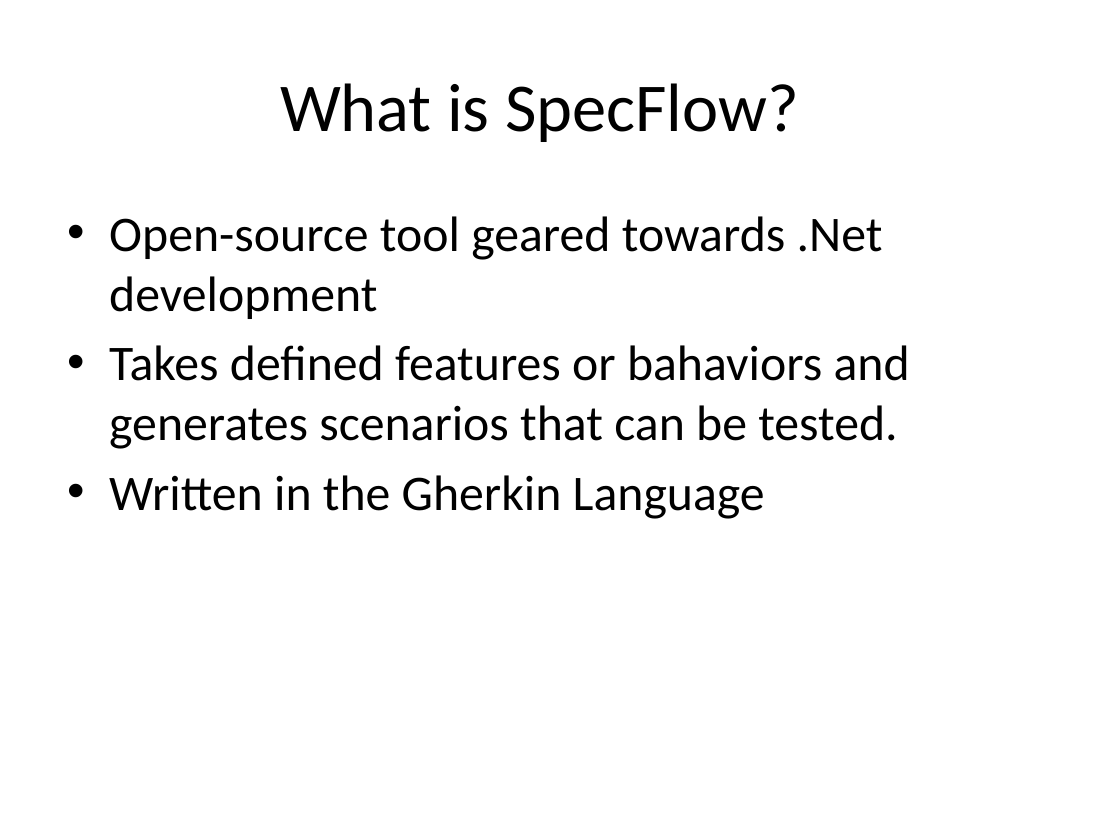
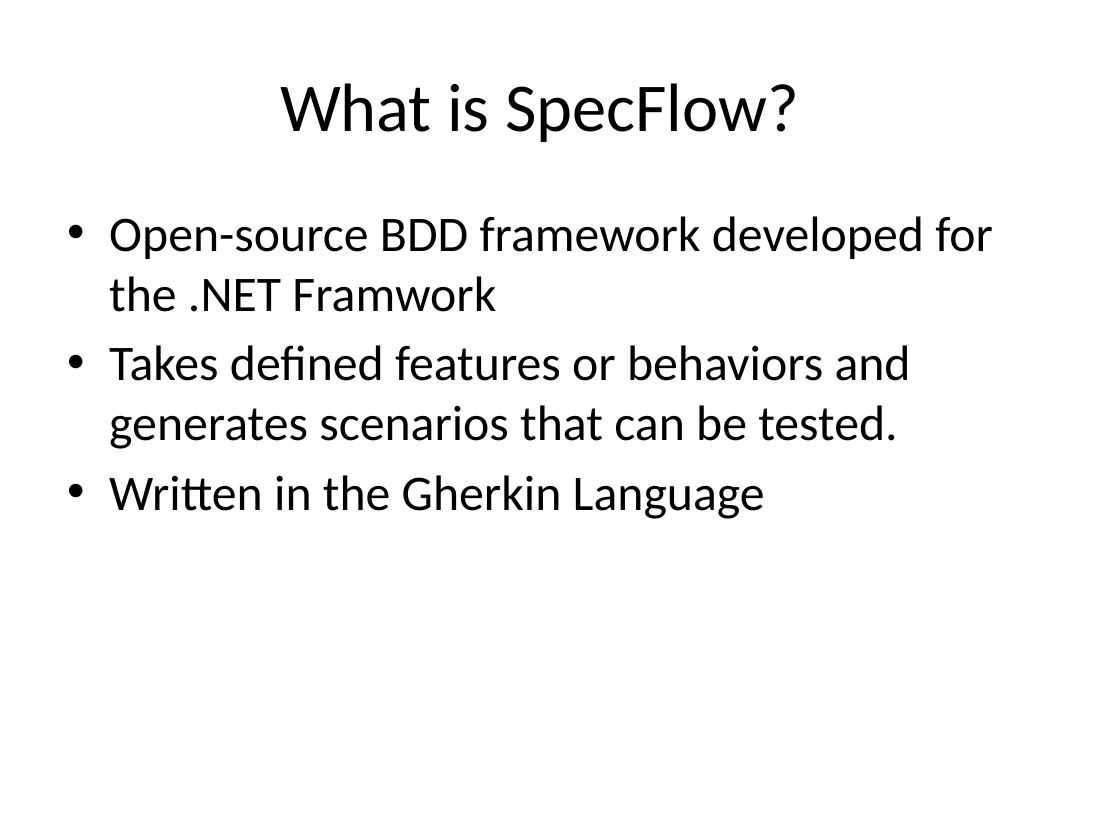
Before and after one commit to jerrelblankenship/Presentations, a slide deck: slide 6 of ColumbusCodeCamp2012/Slides/BDDWebApp.pptx (slide 7 before the commit). Drawn at 1120x840 pixels with LibreOffice and Linux fonts; fonts in the diff are those of the drawing. Boxes give left, top, right and bottom in pixels: in the first picture for what was removed or moved away, otherwise in the second. Text is boxed around its words. In the diff, an @@ line names an element or a change of style, - is before the commit and + after.

```diff
--- a/ColumbusCodeCamp2012/Slides/BDDWebApp.pptx
+++ b/ColumbusCodeCamp2012/Slides/BDDWebApp.pptx
@@ text at (x1=109, y1=216, x2=993, y2=449): text changed @@
-• Open-source tool geared towards .Net development
-• Takes defined features or bahaviors and generates scenarios that can be tested.
+• Open-source BDD framework developed for the .NET Framwork
+• Takes defined features or behaviors and generates scenarios that can be tested.
```
Also in this commit, not shown: 4 other slides changed, 1 slide added, 1 slide removed.
